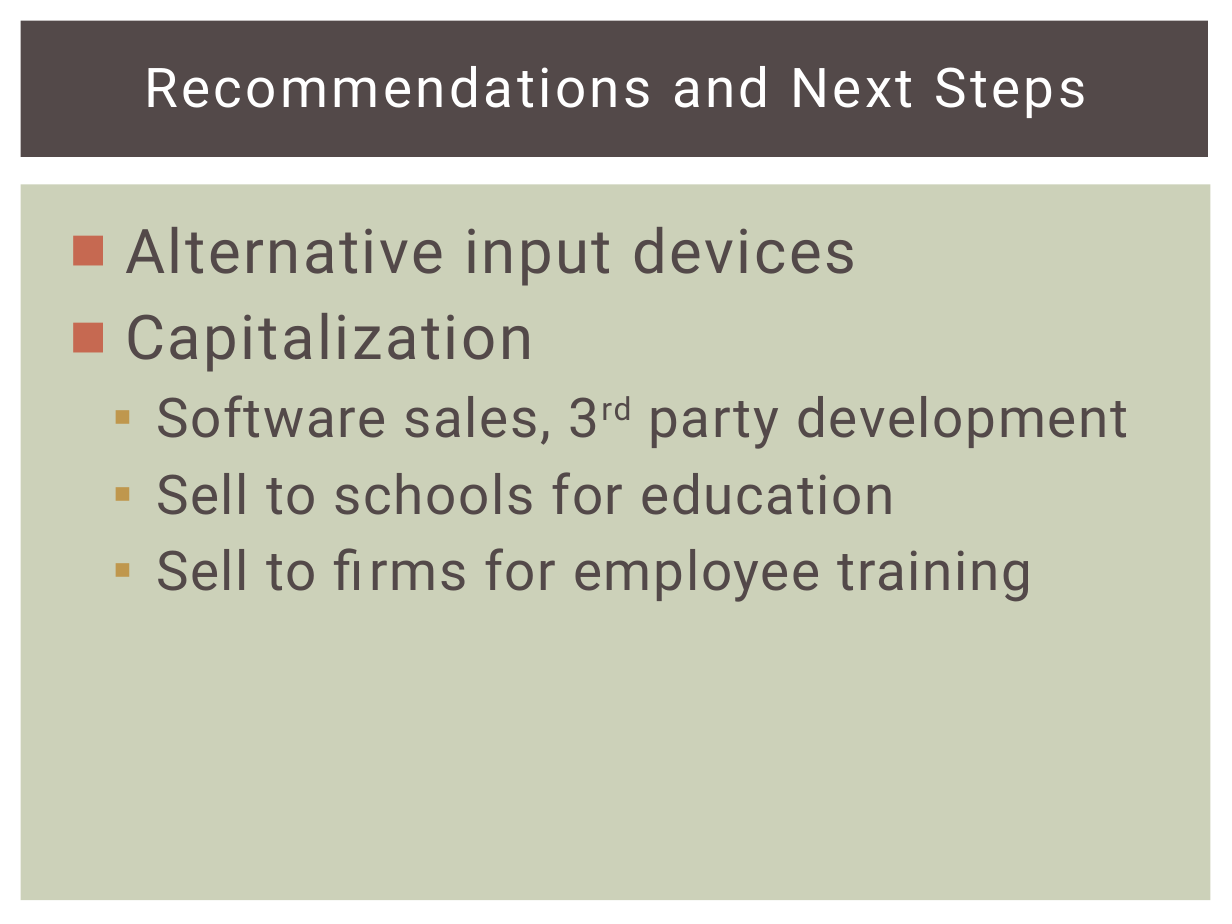
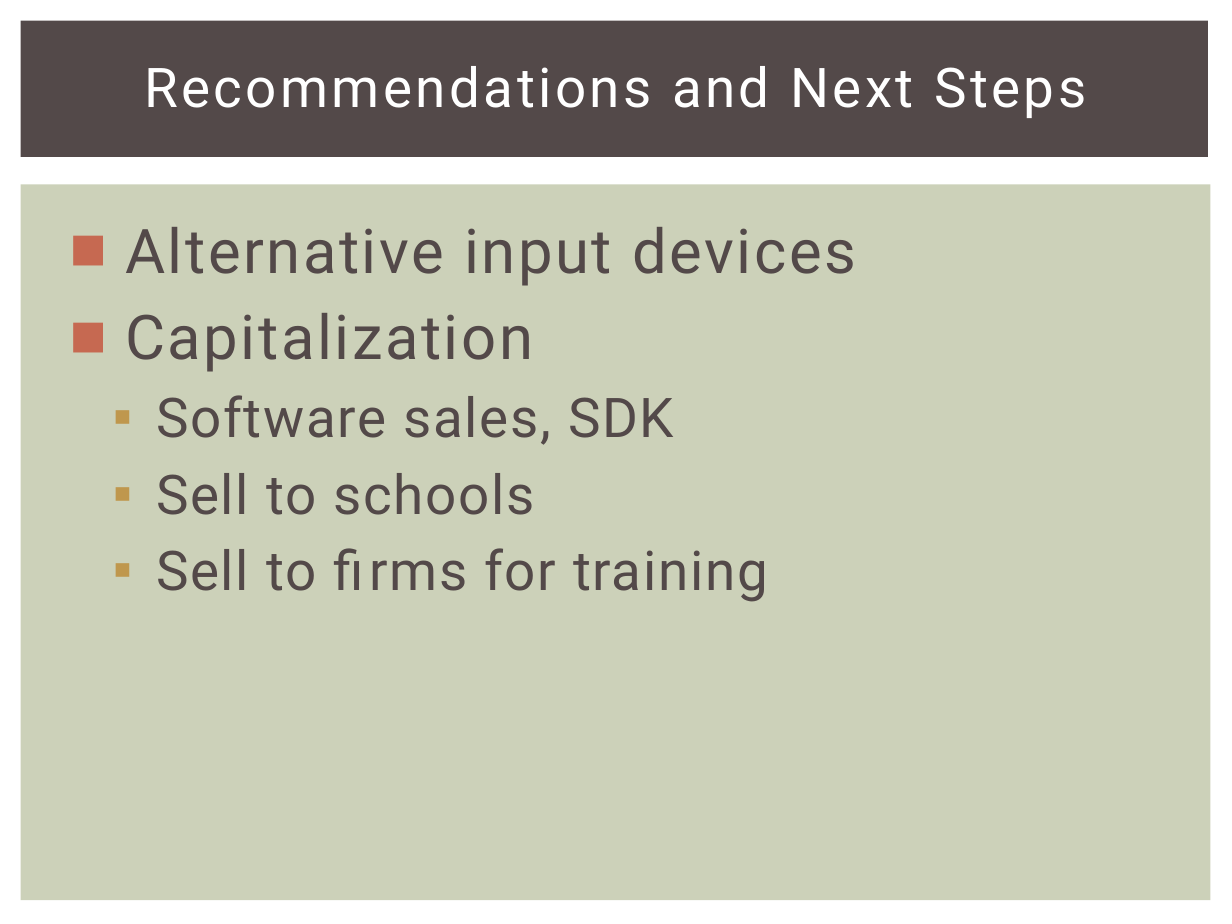
Before and after one commit to snowpuppy/augreality, a slide deck: slide 29 of doc/AugRealityFinalPresentation.pptx. Drawn at 1232x924 pixels with LibreOffice and Linux fonts; fonts in the diff are those of the drawing. Boxes give left, top, right and bottom in pixels: in the first picture for what was removed or moved away, otherwise in the second. Text is boxed around its words. In the diff, an @@ line names an element or a change of style, - is before the commit and + after.

```diff
--- a/doc/AugRealityFinalPresentation.pptx
+++ b/doc/AugRealityFinalPresentation.pptx
@@ text at box(156, 395, 768, 602): text changed @@
-  ▪ Software sales, 3rd party development
-  ▪ Sell to schools for education
-  ▪ Sell to firms for employee training
+  ▪ Software sales, SDK
+  ▪ Sell to schools
+  ▪ Sell to firms for training
```
Also in this commit, not shown: 9 other slides changed, 1 slide added, 1 slide removed.
